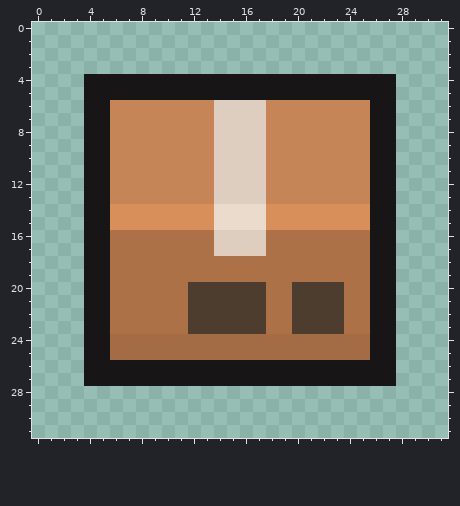
Edited in one commit: pixel-art sprite (public/static/cardboard_box.png). The first picture shows the starting point.
The file is 32x32 pixels.
And afterwards:
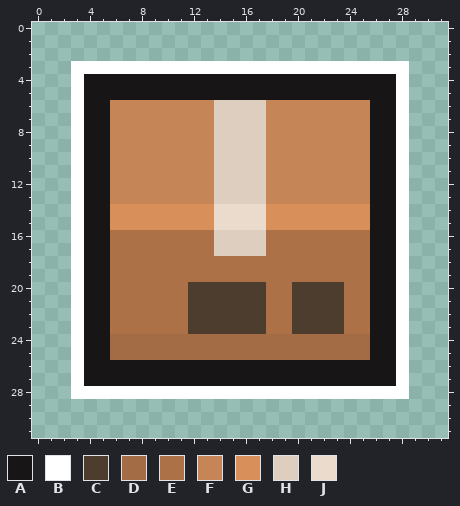
Palette (. is transparent): A #171516  B #ffffff  C #4c3d2e  D #a46c44  E #ac7147  F #c68556  G #d98f5a  H #ddcebf  J #eadbcc
The exact change:
@@ x 0..31 @@
  2 ................................
- 3 ................................
- 4 ....AAAAAAAAAAAAAAAAAAAAAAAA....
- 5 ....AAAAAAAAAAAAAAAAAAAAAAAA....
- 6 ....AAFFFFFFFFHHHHFFFFFFFFAA....
- 7 ....AAFFFFFFFFHHHHFFFFFFFFAA....
- 8 ....AAFFFFFFFFHHHHFFFFFFFFAA....
- 9 ....AAFFFFFFFFHHHHFFFFFFFFAA....
-10 ....AAFFFFFFFFHHHHFFFFFFFFAA....
-11 ....AAFFFFFFFFHHHHFFFFFFFFAA....
-12 ....AAFFFFFFFFHHHHFFFFFFFFAA....
-13 ....AAFFFFFFFFHHHHFFFFFFFFAA....
-14 ....AAGGGGGGGGJJJJGGGGGGGGAA....
-15 ....AAGGGGGGGGJJJJGGGGGGGGAA....
-16 ....AAEEEEEEEEHHHHEEEEEEEEAA....
-17 ....AAEEEEEEEEHHHHEEEEEEEEAA....
-18 ....AAEEEEEEEEEEEEEEEEEEEEAA....
-19 ....AAEEEEEEEEEEEEEEEEEEEEAA....
-20 ....AAEEEEEECCCCCCEECCCCEEAA....
-21 ....AAEEEEEECCCCCCEECCCCEEAA....
-22 ....AAEEEEEECCCCCCEECCCCEEAA....
-23 ....AAEEEEEECCCCCCEECCCCEEAA....
-24 ....AADDDDDDDDDDDDDDDDDDDDAA....
-25 ....AADDDDDDDDDDDDDDDDDDDDAA....
-26 ....AAAAAAAAAAAAAAAAAAAAAAAA....
-27 ....AAAAAAAAAAAAAAAAAAAAAAAA....
-28 ................................
+ 3 ...BBBBBBBBBBBBBBBBBBBBBBBBBB...
+ 4 ...BAAAAAAAAAAAAAAAAAAAAAAAAB...
+ 5 ...BAAAAAAAAAAAAAAAAAAAAAAAAB...
+ 6 ...BAAFFFFFFFFHHHHFFFFFFFFAAB...
+ 7 ...BAAFFFFFFFFHHHHFFFFFFFFAAB...
+ 8 ...BAAFFFFFFFFHHHHFFFFFFFFAAB...
+ 9 ...BAAFFFFFFFFHHHHFFFFFFFFAAB...
+10 ...BAAFFFFFFFFHHHHFFFFFFFFAAB...
+11 ...BAAFFFFFFFFHHHHFFFFFFFFAAB...
+12 ...BAAFFFFFFFFHHHHFFFFFFFFAAB...
+13 ...BAAFFFFFFFFHHHHFFFFFFFFAAB...
+14 ...BAAGGGGGGGGJJJJGGGGGGGGAAB...
+15 ...BAAGGGGGGGGJJJJGGGGGGGGAAB...
+16 ...BAAEEEEEEEEHHHHEEEEEEEEAAB...
+17 ...BAAEEEEEEEEHHHHEEEEEEEEAAB...
+18 ...BAAEEEEEEEEEEEEEEEEEEEEAAB...
+19 ...BAAEEEEEEEEEEEEEEEEEEEEAAB...
+20 ...BAAEEEEEECCCCCCEECCCCEEAAB...
+21 ...BAAEEEEEECCCCCCEECCCCEEAAB...
+22 ...BAAEEEEEECCCCCCEECCCCEEAAB...
+23 ...BAAEEEEEECCCCCCEECCCCEEAAB...
+24 ...BAADDDDDDDDDDDDDDDDDDDDAAB...
+25 ...BAADDDDDDDDDDDDDDDDDDDDAAB...
+26 ...BAAAAAAAAAAAAAAAAAAAAAAAAB...
+27 ...BAAAAAAAAAAAAAAAAAAAAAAAAB...
+28 ...BBBBBBBBBBBBBBBBBBBBBBBBBB...
 29 ................................
